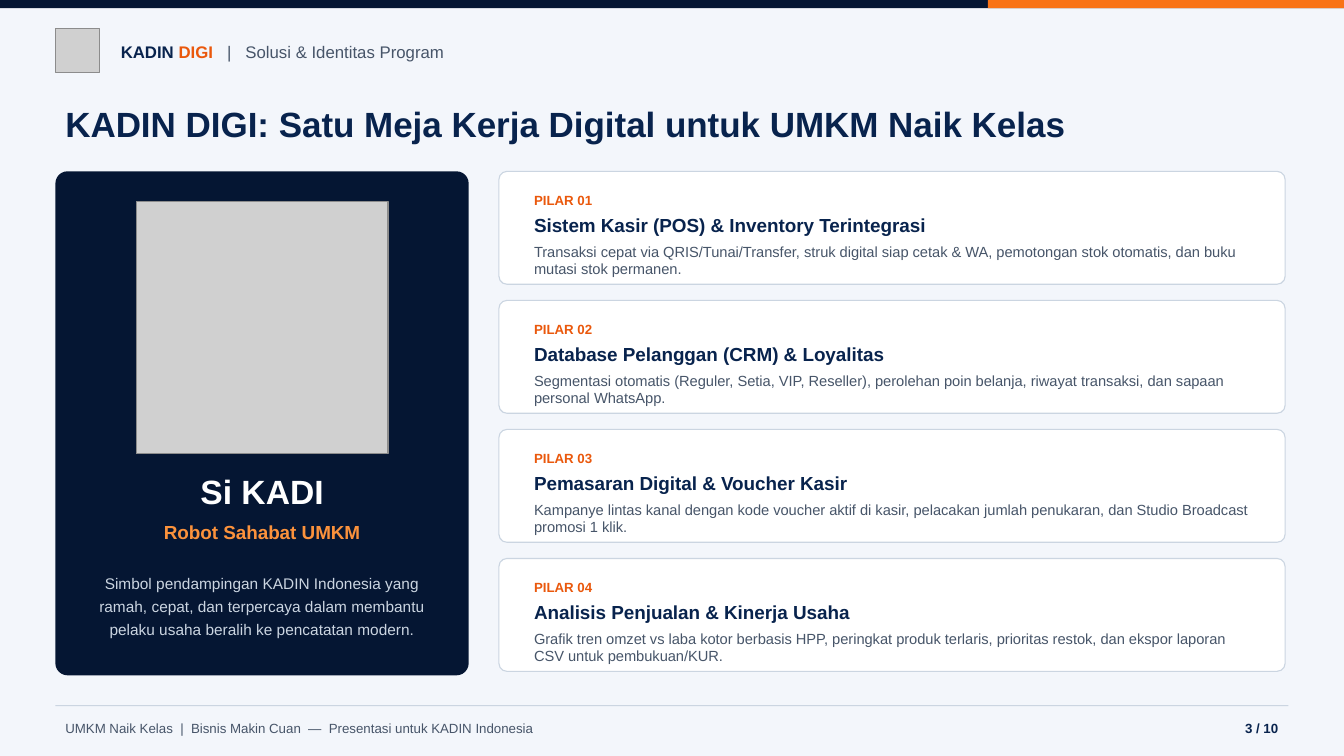
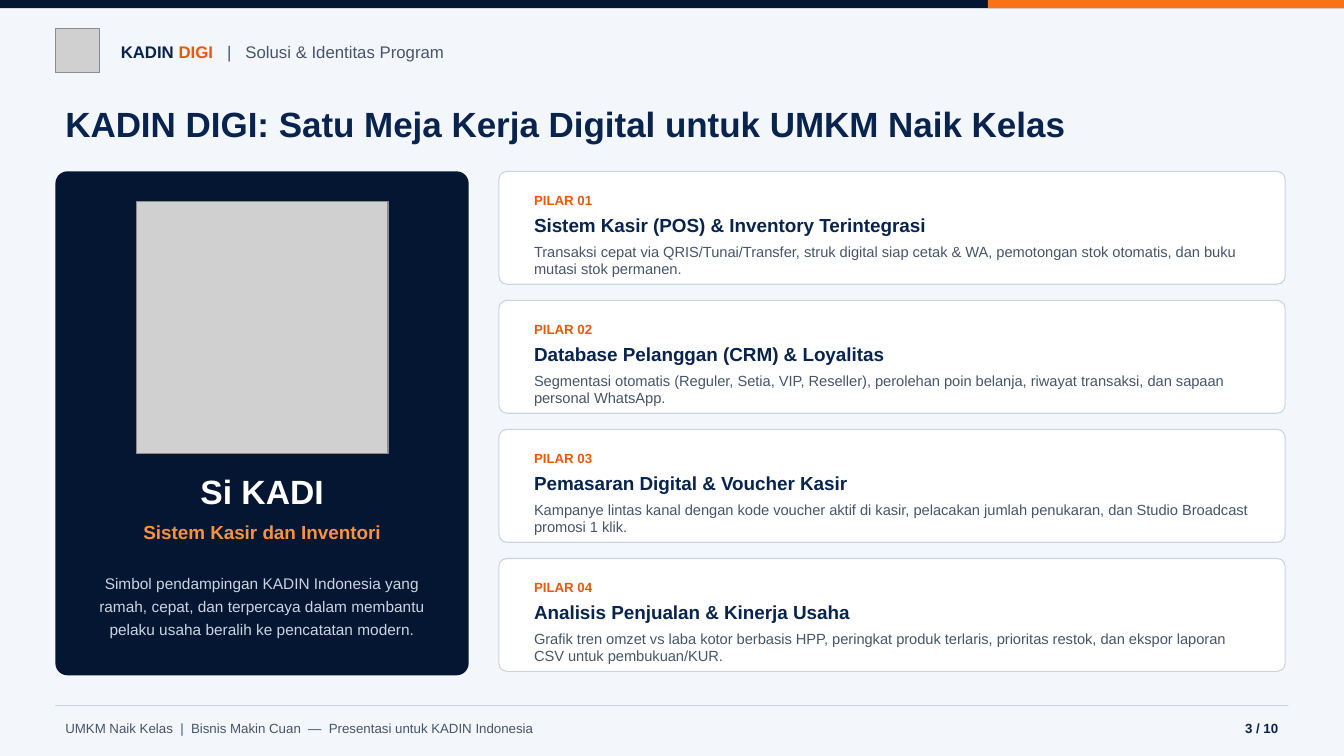
Before and after one commit to fikrisoftware/SIKADIN, a slide deck: slide 3 of public/downloads/Presentasi_KADIN_DIGI_KADIN_Indonesia.pptx. Drawn at 1344x756 pixels with LibreOffice and Linux fonts; fonts in the diff are those of the drawing; grey boxes stand for pictures. Boxes give left, top, right and bottom in pixels: in the first picture for what was removed or moved away, otherwise in the second. Text is boxed around its words. In the diff, an @@ line names an element or a change of style, - is before the commit and + after.

Commit message:
feat: update branding to Si KADI system focus
Rebrand "Si KADI" from a "Robot Sahabat UMKM" mascot to a "Sistem Kasir dan Inventori" tool across the application and documentation. Added official KADIN Indonesia cooperation branding to the welcome screen and dashboard footer.

```diff
--- a/public/downloads/Presentasi_KADIN_DIGI_KADIN_Indonesia.pptx
+++ b/public/downloads/Presentasi_KADIN_DIGI_KADIN_Indonesia.pptx
@@ text at (143, 525, 380, 540): text changed @@
-Robot Sahabat UMKM
+Sistem Kasir dan Inventori
```
Also in this commit, not shown: 2 other slides changed, 10 other files.
